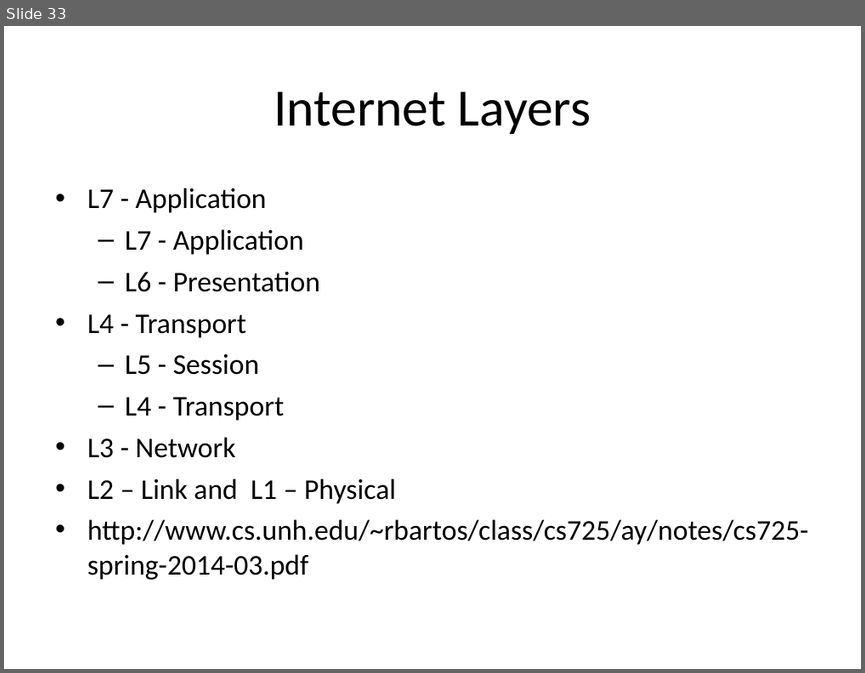
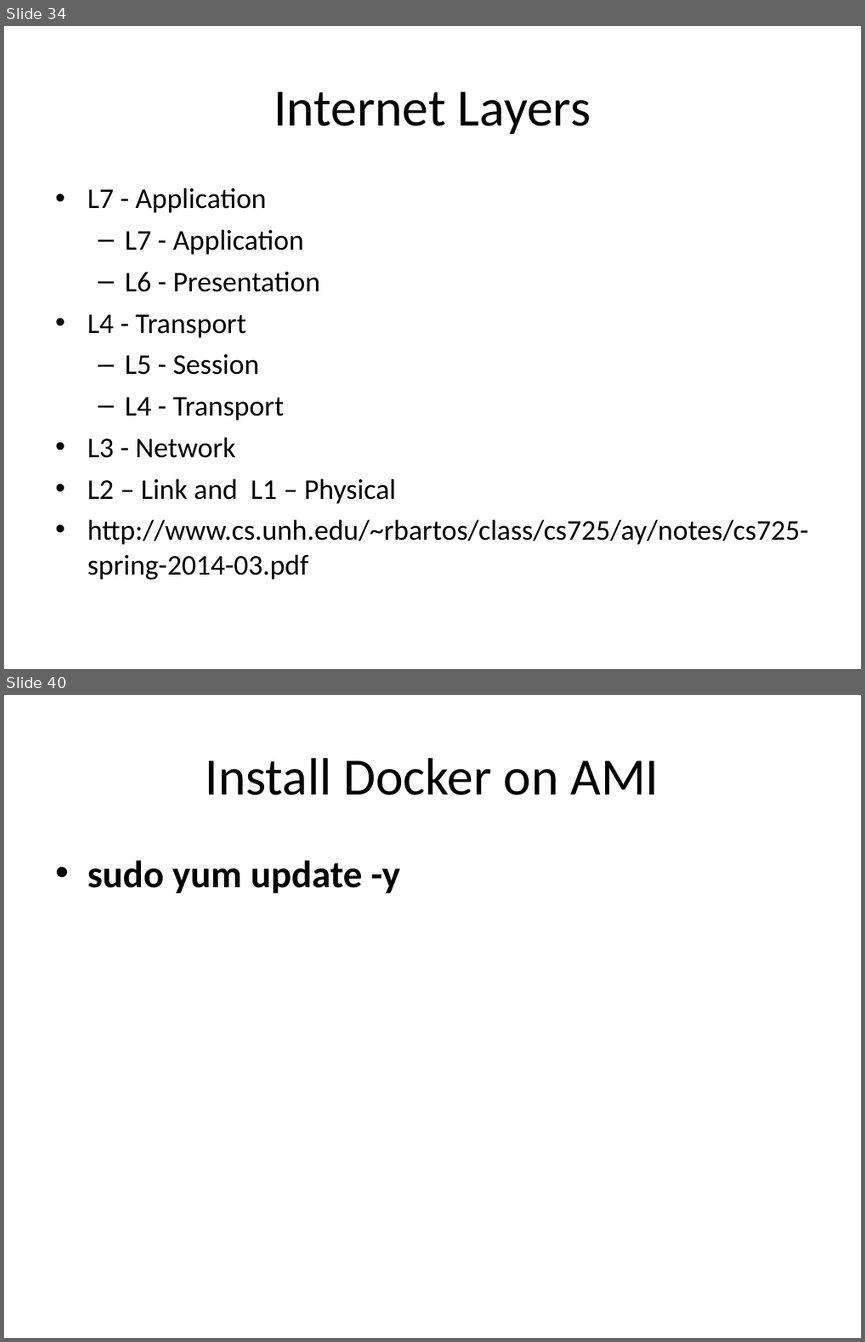
Before and after one commit to bobwares/training, a slide deck: presentations/Microservices Architecures.ppt. Shown one above the other, each under a label of ours: slide 33 before the commit, slides 34 and 40 after it; the slides between them are not shown. The pictures are 865x673 and 865x1342 pixels, drawn with LibreOffice and Linux fonts; fonts in the diff are those of the drawing. Boxes give left, top, right and bottom in pixels: in the first picture for what was removed or moved away, otherwise in the second. Text is boxed around its words. In the diff, an @@ line names an element or a change of style, - is before the commit and + after.

```diff
--- a/presentations/Microservices Architecures.ppt
+++ b/presentations/Microservices Architecures.ppt
@@ slide 40 added at (4, 695, 861, 1338), background #FFFFFF @@
@@ title added at (205, 758, 659, 795), 44 pt, text #000000 @@
+Install Docker on AMI
@@ text added at (87, 860, 400, 893), 32 pt, text #000000, bold @@
+• sudo yum update -y
@@ what was slide 33 is now slide 34 @@
```
Also in this commit, not shown: 3 slides changed, 6 other slides added, 1 slide removed.
